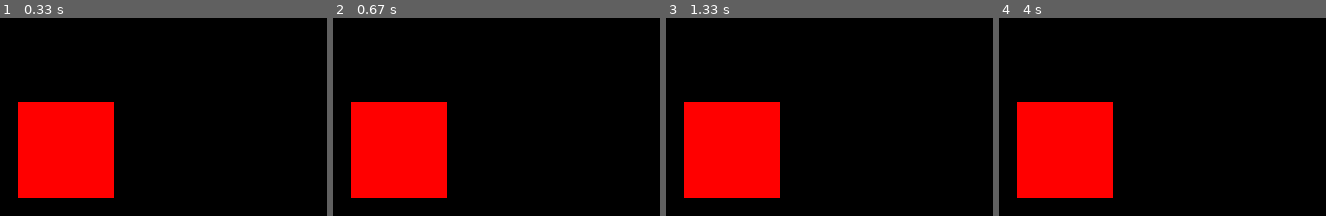
Above: before the commit, frames 1-4 (left to right).
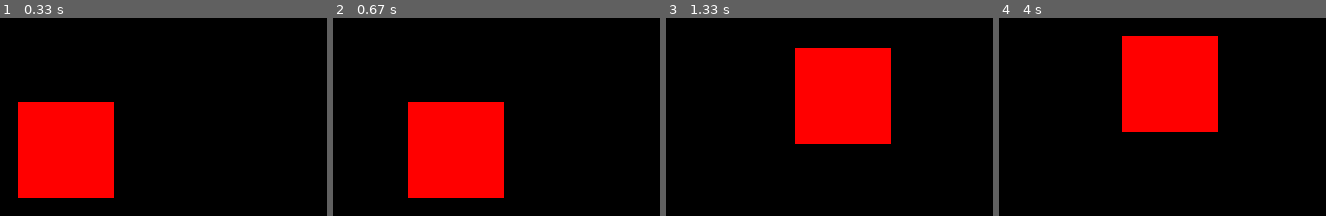
Above: after the commit, the same moments.

Repository: bfelson/Pygame-RPG
Game: pygame game, started from main.py
The game is run twice, just before and just after one commit, with the same random seed, the same clock (stepped at 60 frames per second) and the same inputs.
Inputs:
- Up to frame 1 (0.33 s): no input
- Up to frame 2 (0.67 s): hold Right from 0.33 s (still down)
- Up to frame 3 (1.33 s): release Right at 0.8 s; hold Up 0.83-1.13 s; hold Right from 1.17 s (still down)
- Up to frame 4 (4 s): release Right at 1.63 s; hold Left 1.67-2.2 s; hold Down 2.23-2.53 s; hold Left 2.57-2.97 s; hold Up 3-3.37 s; hold Right from 3.4 s (still down)

Frame 1 is identical in both runs. In frame 2, 17% of the frame differs, in the area x 5-53%, y 42-91%; in frame 3, 28%, in the area x 5-69%, y 15-91%; in frame 4, 28%.

Commit message:
movement works

Diff:
--- a/main.py
+++ b/main.py
@@ -12,7 +12,6 @@
         self.running = True
 
     def new(self):
-        print("creating new game")
         #new game starts
         self.playing = True
 
@@ -55,7 +54,6 @@
 
 
 g = Game()
-print("Game created")
 g.intro_screen()
 g.new()
 while g.running:
--- a/sprites.py
+++ b/sprites.py
@@ -6,7 +6,6 @@
 
 class Player(pygame.sprite.Sprite):
     def __init__(self, game, x, y):
-        print("Player Object initialized")
         self.game = game
         self._layer = PLAYER_LAYER
         self.groups = self.game.all_sprites
@@ -32,18 +31,15 @@
         self.rect.y = self.y
 
     def update(self):
-        print("Player object updated")
         self.movement()
-        print(self.facing)
 
-        self.x += self.vx
-        self.y += self.vy
+        self.rect.x += self.vx
+        self.rect.y += self.vy
 
         self.vx = 0
         self.vy = 0
 
     def movement(self):
-        print("Player Object movement checked")
         keys = pygame.key.get_pressed()
         if keys[pygame.K_LEFT]:
             self.vx -= PLAYER_SPEED
@@ -55,5 +51,5 @@
             self.vy -= PLAYER_SPEED
             self.facing = 'up'
         if keys[pygame.K_DOWN]:
-            self.vy -= PLAYER_SPEED
+            self.vy += PLAYER_SPEED
             self.facing = 'down'
